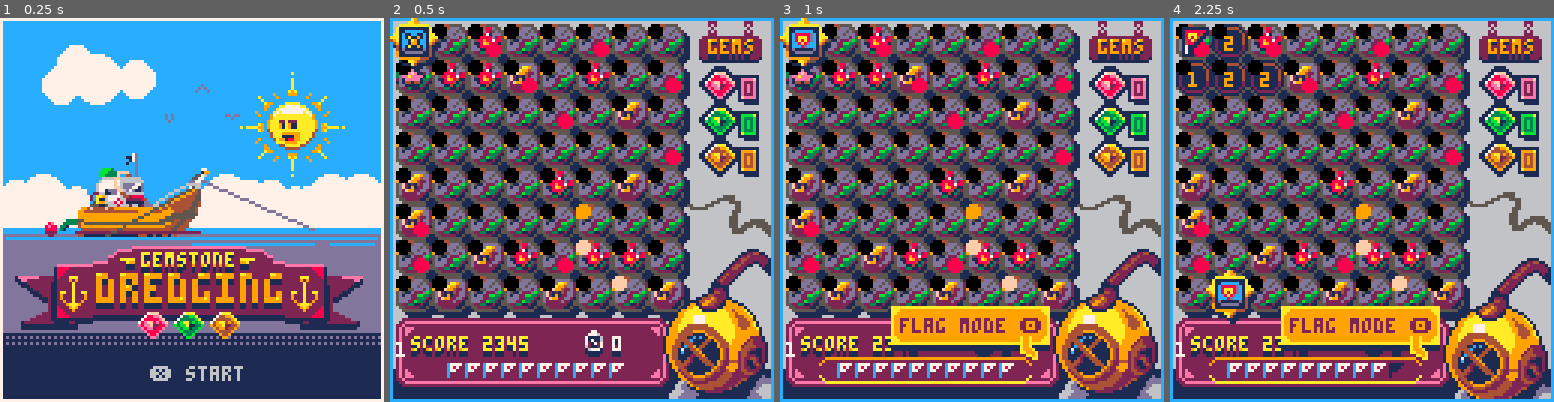
Above: before the commit, frames 1-4 (left to right).
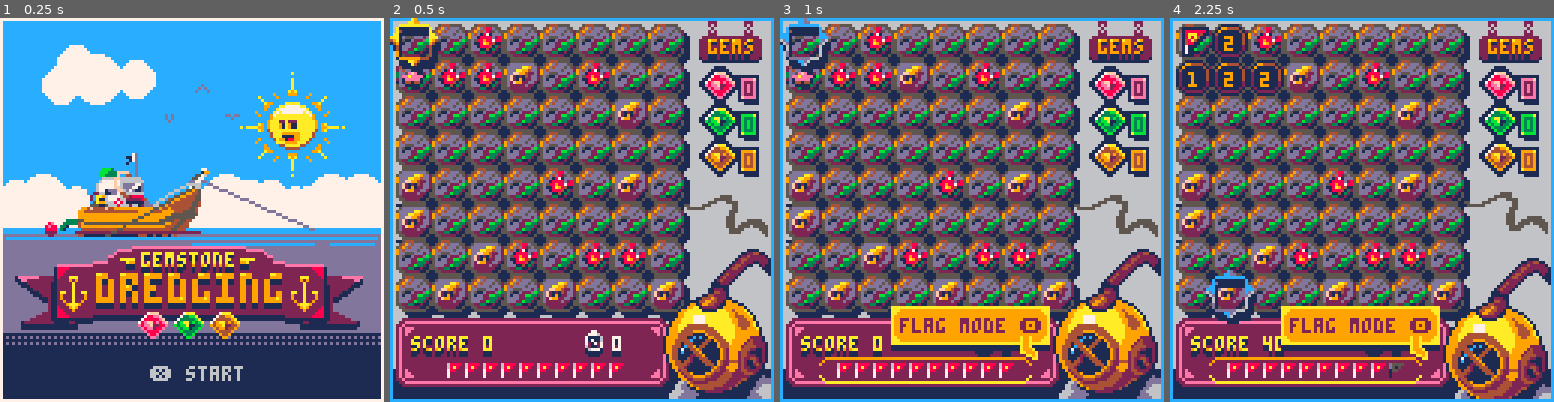
Above: after the commit, the same moments.

Repository: TheSailor1/PICO-8
Game: PICO-8 cartridge gem/gem.p8
Same seed, same stepped clock (60 frames per second), same inputs: the game is played once before the commit and once after it.
Inputs:
- Up to frame 1 (0.25 s): no input
- Up to frame 2 (0.5 s): tap X (X key) at 0.33 s
- Up to frame 3 (1 s): tap O (Z key) at 0.7 s
- Up to frame 4 (2.25 s): tap X (X key) at 1.07, 1.85 s; hold Right 1.6-2.1 s; tap O (Z key) at 1.7, 2.1 s; hold Up from 2.15 s (still down)

Frame 1 is identical in both runs. In frame 2, 11% of the frame differs, in the area x 0-100%, y 1-94%; in frame 3, 11%; in frame 4, 11%, in the area x 1-100%, y 1-94%.

Commit message:
Flags can be placed/removed
Scoring of points when opening empty tiles

Diff:
--- a/gem/gem.p8
+++ b/gem/gem.p8
@@ -14,8 +14,8 @@
 	debug={}
 
 	--★
-	showmines=true
-	showgems=true
+	showmines=false
+	showgems=false
 end
 
 function _update60()
@@ -110,16 +110,20 @@
 function upd_game()
 	t+=1
 
-	if timer<999 then
-		gtimer+=1
-	end
-
-	if (gtimer>=60) then
-	 gtimer=0
-	 timer+=1
-	end
-
-	upd_cursor()
+	if krak then
+		upd_kraken()
+	else
+		if timer<999 then
+			gtimer+=1
+		end
+
+		if (gtimer>=60) then
+			gtimer=0
+			timer+=1
+		end
+
+		upd_cursor()
+	end
 end
 
 function drw_game()
@@ -132,12 +136,18 @@
 	rect(0,0,127,127,12)
 	drw_cursor()
 	drw_flags()
+
+	--kraken
+	if krak then
+		drw_kraken()
+	end
 end
 -->8
 -- game play
 
 function ini_board()
 
+	score=0
 	gtimer=0
 	timer=0
 
@@ -176,6 +186,7 @@
 	allmines=10
 	allflags=10
 	plrflags=allflags
+	krak=false
 
 	while allmines>0 do
 		local rtile=flr(1+rnd(#tiles-1))
@@ -202,7 +213,6 @@
 			pickedgem="r"
 		end
 		rtile=3+flr(rnd(#tiles-3))
-		debug[1]=allgems
 		if tiles[rtile].hasgem=="n" and
 		not tiles[rtile].hasmine then
 			tiles[rtile].hasgem=pickedgem
@@ -238,11 +248,19 @@
 
 		sspr(t.spx,t.spy,12,13,2+t.id_x,2+t.id_y)
 
+		local _c
 		if t.revealed and
 		not t.hasmine and
 			t.warn>0 then
-				print(t.warn,6+t.id_x,6+t.id_y,9)
-		end
+			if t.id_x==curx*size and
+			t.id_y==cury*size then
+				_c=12
+			else
+				_c=9
+			end
+			print(t.warn,6+t.id_x,6+t.id_y,_c)
+		end
+
 	end--for
 
 	--★
@@ -285,27 +303,18 @@
 
 	for t in all(tiles) do
 		if curx*size==t.id_x and
-		cury*size==t.id_y then
-			if t.revealed then
-				if t.flag then
+					cury*size==t.id_y then
+			if curt=="flag" then
 					pal(9,13)
 					pal(10,12)
-					pal(4,7)
+					pal(4,6)
 					sspr(23,109,16,16,curx*size,cury*size)
 					pal()
-				else
+			else
 					sspr(23,109,16,16,curx*size,cury*size)
-				end
-			else
-				if curt=="dig" then
-					sspr(61,14,16,16,curx*size,cury*size)
-				elseif curt=="flag" then
-					sspr(45,14,16,16,curx*size,cury*size)
-				end
 			end
 		end
 	end
-
 end--drw_cursor()
 
 function drw_gemboard()
@@ -373,9 +382,9 @@
 	pset(88,105,2)
 
 	--score / points
-	print("score 2345",7,108,1)
-	print("score 2345",7,107,1)
-	print("score 2345",7,106,10)
+	print("score "..score,7,108,1)
+	print("score "..score,7,107,1)
+	print("score "..score,7,106,10)
 	pset(7,110,9)
 	pset(12,110,9)
 	pset(15,110,9)
@@ -403,8 +412,6 @@
 		line(16,121,80,121,10)
 		rectfill(16,114,80,120,2)
 
---			orrect(48,98,38,8,10,9)
-
 		drw_popup(
 			"flag mode 🅾️",
 			40,98,8,10,9)
@@ -420,7 +427,7 @@
 end
 
 function drw_diver()
-	sspr(8,13,28,14,99,60+(sin(t*0.002)*1.2))
+	sspr(8,13,28,14,98,60+(sin(t*0.002)*1.2))
 	sspr(0,29,37,50,91,79+(sin(t*0.005)*2))
 end
 
@@ -453,6 +460,10 @@
 			and not tiles[t].revealed
 			and not tiles[t].flag) then
 				tiles[t].revealed=true
+				if tiles[t].hasmine then
+					krak=true
+				end
+				score+=10
 				checkgems(t)
 				checkaround(t)
 			end
@@ -470,8 +481,7 @@
 	for t=1,#tiles do
 			if (curx*size==tiles[t].id_x
 			and cury*size==tiles[t].id_y) then
-				if tiles[t].revealed and
-				tiles[t].flag then
+				if tiles[t].flag then
 					tiles[t].flag=false
 					plrflags+=1
 					local f
@@ -481,9 +491,7 @@
 							del(flags,f)
 						end
 					end
-				end
-
-				if not tiles[t].revealed
+				elseif not tiles[t].revealed
 				and not tiles[t].flag and
 				plrflags>0 then
 					add(flags,{
@@ -525,6 +533,7 @@
 	if not tiles[u].revealed and
 	not tiles[u].hasmine then
 		tiles[u].revealed=true
+		score+=10
 		checkgems(u)
 		checkaround2(u)
 	elseif tiles[u].hasmine then
@@ -540,6 +549,7 @@
 	if not tiles[d].revealed and
 	not tiles[d].hasmine then
 		tiles[d].revealed=true
+		score+=10
 		checkgems(d)
 		checkaround2(d)
 	elseif tiles[d].hasmine then
@@ -555,6 +565,7 @@
 	if not tiles[l].revealed and
 	not tiles[l].hasmine then
 		tiles[l].revealed=true
+		score+=10
 		checkgems(l)
 		checkaround2(l)
 	elseif tiles[l].hasmine then
@@ -570,6 +581,7 @@
 	if not tiles[r].revealed and
 	not tiles[r].hasmine then
 		tiles[r].revealed=true
+		score+=10
 		checkgems(r)
 		checkaround2(r)
 	elseif tiles[r].hasmine then
@@ -587,6 +599,7 @@
 	if not tiles[tl].revealed and
 	not tiles[tl].hasmine then
 		tiles[tl].revealed=true
+		score+=10
 		checkgems(tl)
 		checkaround2(tl)
 	elseif tiles[tl].hasmine then
@@ -603,6 +616,7 @@
 	if not tiles[tr].revealed and
 	not tiles[tr].hasmine then
 		tiles[tr].revealed=true
+		score+=10
 		checkgems(tr)
 		checkaround2(tr)
 	elseif tiles[tr].hasmine then
@@ -619,6 +633,7 @@
 	if not tiles[bl].revealed and
 	not tiles[bl].hasmine then
 		tiles[bl].revealed=true
+		score+=10
 		checkgems(bl)
 		checkaround2(bl)
 	elseif tiles[bl].hasmine then
@@ -635,6 +650,7 @@
 	if not tiles[br].revealed and
 	not tiles[br].hasmine then
 		tiles[br].revealed=true
+		score+=10
 		checkgems(br)
 		checkaround2(br)
 	elseif tiles[br].hasmine then
@@ -762,6 +778,40 @@
 		end
 	end
 end--movecursor()
+
+function upd_kraken()
+	if btnp(🅾️) then
+		_init()
+	end
+end
+
+function drw_kraken()
+	--sash
+	rectfill(0,70,127,100,8)
+	rectfill(0,100,127,127,2)
+
+	--krak
+	rectfill(38,66,91,96,9)
+	rectfill(40,68,89,94,10)
+	rectfill(41,69,88,93,8)
+	print("\^t\^wkrak",50,70,7)
+
+	--attack
+	print("\^t\^wattack",42,83,7)
+
+	--tentacle
+	sspr(95,17,32,64,45,3)
+
+	--gameover
+	print("game over!!",43,110,10)
+	sspr(117,87,11,11,28,108)
+	sspr(117,87,11,11,89,108)
+	line(43,108,84,108,10)
+	line(43,116,84,116,10)
+
+	rect(0,0,127,127,8)
+	rect(1,1,126,126,9)
+end
 -->8
 -- tools
 
@@ -901,19 +951,20 @@
 00122222222221111122111111000000000000000000000000000000000000000000000000000000000000000011111122111111222222222210000000000000
 00111111111111111111100000000000000000000000000000000000000000000000000000000000000000000000000111111111111111111110000000000000
 00111111111111111111100000000000000000000000000000000000000000000000000000000000000000000000000111111111111111111100000000000000
-c77771111100051111115000000000a9000000011111111100000000000000000000000000000000000000000000000000000000000000000000000000000000
-c7870111100051994444150000000aa9900000018888888100000000000000000000000000000000000000000000000000000000000000000000000000000000
-c7700111000519888888412000aaaaaaaaaa00018aaa841100000000000000000000000000000000000000000000000000000000000000000000000000000000
-c000010000014888888884100a1111111111a0018a8a411000000000000000000000000000000000000000000000000000000000000000000000000000000000
-c000010000012888888884100a0000000000a00148a4110000000000000000000000000000000000000000000000000000000000000000000000000000000000
-000000000001288888888410aa0000000000aa014881100000000000000000000000000000000000000000000000000000000000000000000000000000000000
-00000000000128888888841aaa0000000000aaa17111000000000000000000000000000000000000000000000000000000000000000000000000000000000000
+68888d555500051111115000000000a9000000011111111100000000000000000000000000000000000000000000000000000000000000000000000000000000
+68a80d51500051994444150000000aa9900000018888888100000000000000000000000000000000000000000000000000000000000000000000000000000000
+78800155000519888888412000aaaaaaaaaa00018aaa841100000000000000000000000000000000000000000000000000000000000000000000000000000000
+7000010000014888888884100a1111111111a0018a8a411000000000000000000000000000000000000000000000000000000000000000000000000000000000
+70000100000128a9989a84100a0000000000a00148a4110000000000000000000000000000000000000000000000000000000000000000000000000000000000
+000000000001289a98998410aa0000000000aa014881100000000000000000000000000000000000000000000000000000000000000000000000000000000000
+00000000000128999888841aaa0000000000aaa17111000000000000000000000000000000000000000000000000000000000000000000000000000000000000
 0000000000012888888882149a0000000000a9417110000000000000000000000000000000000000000000000000000000000000000000000000000000000000
-00000000000128888888821049000000000094017110000000000000000000000000000000000000000000000000000000000000000000000000000000000000
-00000000000512888888215004000000000040011110000000000000000000000000000000000000000000000000000000000000000000000000000000000000
-00000000000051222222150004000000000040000000000000000000000000000000000000000000000000000000000000000000000000000000000000000000
-00000000000005111111500009000000000040000000000000000000000000000000000000000000000000000000000000000000000000000000000000000000
-00000000000000000000000009000000000040000000000000000000000000000000000000000000000000000000000000000000000000000000000000000000
-00000000000000000000000000999999944400000000000000000000000000000000000000000000000000000000000000000000000000000000000000000000
-00000000000000000000000000000aa9400000000000000000000000000000000000000000000000000000000000000000000000000000000000000000000000
-000000000000000000000000000000a4000000000000000000000000000000000000000000000000000000000000000000000000000000000000000000000000
+00000000000128888898421149000000000094117110000000000000000000000000000000000000000000000000000000000000000000000000000000000000
+00000000000512888444215014000000000041011110000000000000000000000000000000000000000000000000000000000000000000000000000000000000
+00000000000051222222150004000000000041000000000000000000000000000000000000000000000000000000000000000000000000000000000000000000
+00000000000005111111500009000000000041000000000000000000000000000000000000000000000000000000000000000000000000000000000000000000
+00000000000000000000000009000000000041000000000000000000000000000000000000000000000000000000000000000000000000000000000000000000
+00000000000000000000000001999999944410000000000000000000000000000000000000000000000000000000000000000000000000000000000000000000
+00000000000000000000000000111aa9411110000000000000000000000000000000000000000000000000000000000000000000000000000000000000000000
+000000000000000000000000000001a4100000000000000000000000000000000000000000000000000000000000000000000000000000000000000000000000
+00000000000000000000000000000011000000000000000000000000000000000000000000000000000000000000000000000000000000000000000000000000
